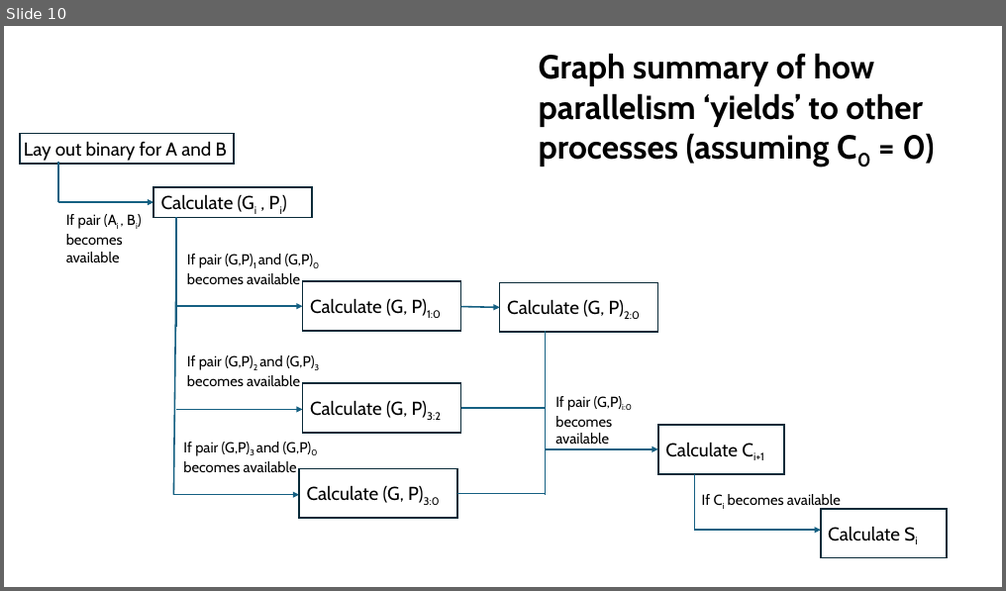
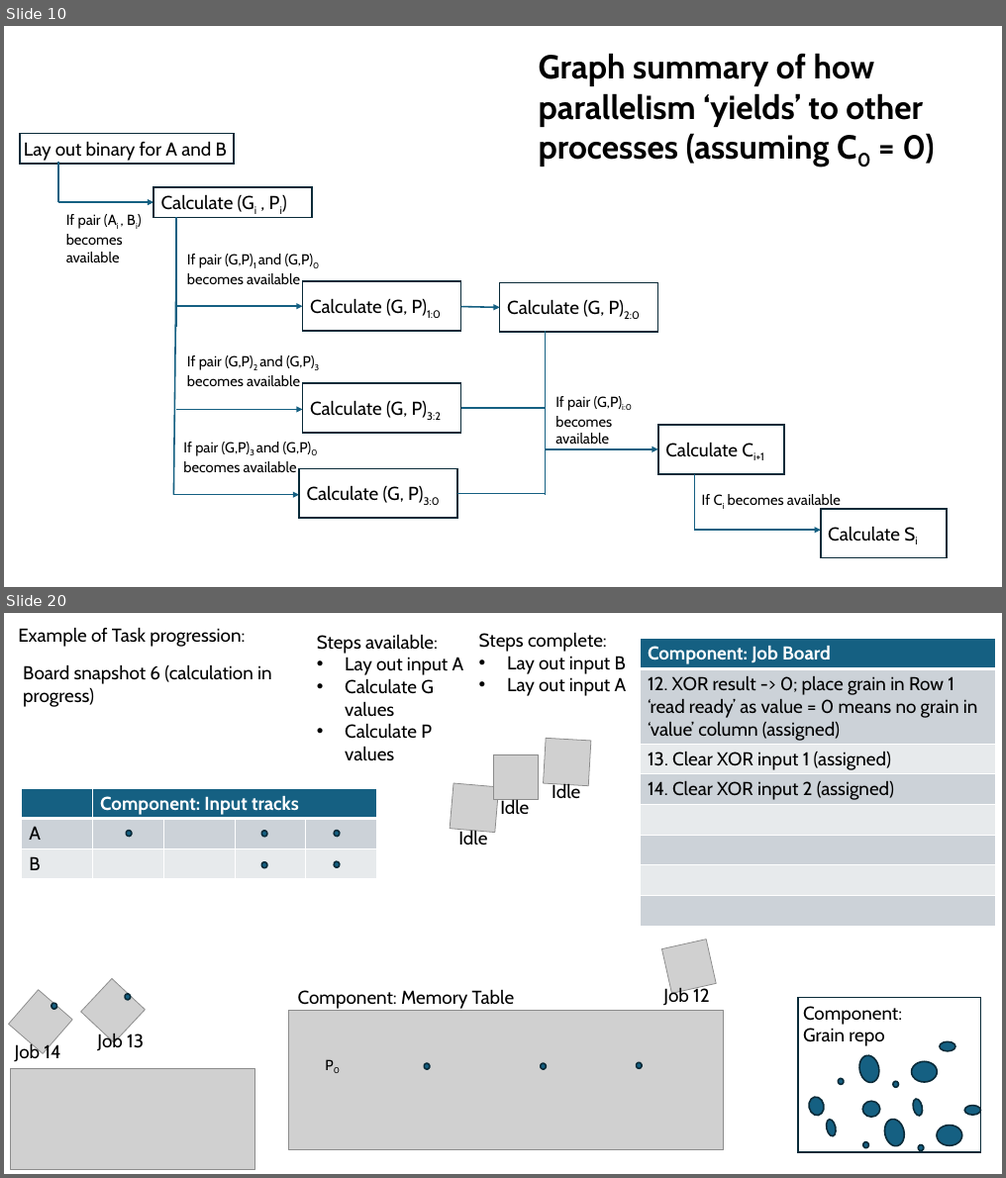
Before and after one commit to John-Cap/Ant-Colony-Calculator-Simulator, a slide deck: design/brainstorming/ant_board.pptx. Shown one above the other, each under a label of ours: slide 10 before the commit, slides 10 and 20 after it; the slides between them are not shown. The pictures are 1006x591 and 1006x1178 pixels, drawn with LibreOffice and Linux fonts; fonts in the diff are those of the drawing; grey boxes stand for pictures. Boxes give left, top, right and bottom in pixels: in the first picture for what was removed or moved away, otherwise in the second. Text is boxed around its words. In the diff, an @@ line names an element or a change of style, - is before the commit and + after.

```diff
--- a/design/brainstorming/ant_board.pptx
+++ b/design/brainstorming/ant_board.pptx
@@ slide 20 added at [4, 613, 1002, 1174], background #FFFFFF @@
@@ text added at [18, 627, 245, 647], 18 pt, text #000000 @@
+Example of Task progression:
@@ text added at [317, 634, 464, 761], 18 pt, text #000000 @@
+Steps available:
+• Lay out input A
+• Calculate G values
+• Calculate P values
@@ text added at [479, 632, 627, 696], 18 pt, text #000000 @@
+Steps complete:
+• Lay out input B
+• Lay out input A
@@ table added at [641, 639, 995, 926], 8 rows, 1 columns @@
+Component: Job Board
+12. XOR result -> 0; place grain in Row 1 ‘read ready’ as value = 0 means no grain in ‘value’ column (assigned)
+13. Clear XOR input 1 (assigned)
+14. Clear XOR input 2 (assigned)
+
+
+
+
@@ text added at [23, 664, 272, 707], 18 pt, text #000000 @@
+Board snapshot 6 (calculation in progress)
@@ picture added at [493, 755, 539, 800] @@
@@ picture added at [544, 739, 591, 786] @@
@@ table added at [22, 789, 377, 878], 3 rows, 5 columns @@
+ | Component: Input tracks |  |  | 
+A |  |  |  | 
+B |  |  |  | 
@@ picture added at [450, 783, 499, 833] @@
@@ text added at [551, 783, 580, 798], 18 pt, text #000000 @@
+Idle
@@ text added at [500, 798, 529, 814], 18 pt, text #000000 @@
+Idle
@@ ellipse added at [126, 830, 132, 837], fill #156082, outline #092A39 1.5 pt @@
@@ ellipse added at [261, 831, 267, 838], fill #156082, outline #092A39 1.5 pt @@
@@ ellipse added at [334, 830, 340, 837], fill #156082, outline #092A39 1.5 pt @@
@@ text added at [458, 829, 487, 845], 18 pt, text #000000 @@
+Idle
@@ ellipse added at [261, 861, 267, 868], fill #156082, outline #092A39 1.5 pt @@
@@ ellipse added at [334, 861, 340, 868], fill #156082, outline #092A39 1.5 pt @@
@@ picture added at [662, 940, 717, 994] @@
@@ picture added at [8, 990, 72, 1055] @@
@@ picture added at [80, 978, 146, 1044] @@
@@ ellipse added at [124, 993, 131, 1000], fill #156082, outline #092A39 1.5 pt @@
@@ text added at [298, 989, 515, 1009], 18 pt, text #000000 @@
+Component: Memory Table
@@ text added at [663, 986, 710, 1007], 18 pt, text #000000 @@
+Job 12
@@ ellipse added at [51, 1002, 57, 1010], fill #156082, outline #092A39 1.5 pt @@
@@ picture added at [288, 1011, 724, 1150] @@
@@ text added at [15, 1043, 60, 1061], 18 pt, text #000000 @@
+Job 14
@@ text added at [97, 1032, 144, 1053], 18 pt, text #000000 @@
+Job 13
@@ text added at [318, 1053, 355, 1078], 14 pt, text #000000 @@
+P0
@@ picture added at [11, 1069, 254, 1170] @@
@@ ellipse added at [424, 1063, 430, 1070], fill #156082, outline #092A39 1.5 pt @@
@@ ellipse added at [541, 1063, 547, 1070], fill #156082, outline #092A39 1.5 pt @@
@@ ellipse added at [636, 1062, 643, 1069], fill #156082, outline #092A39 1.5 pt @@
@@ group added at [798, 998, 981, 1153]: 14 ellipses, 1 rectangle, 1 text @@
+Component:
+Grain repo
```
Also in this commit, not shown: 1 slide changed, 8 other slides added, 37 other files.
